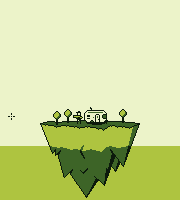
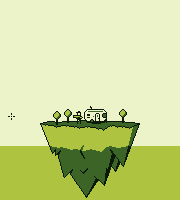
Layered file, before and after one edit (w=180, h=200). Changes by layer:
painted on "trailer" over [84, 106, 108, 124]
painted on "trailershadow" over [86, 121, 107, 125]
